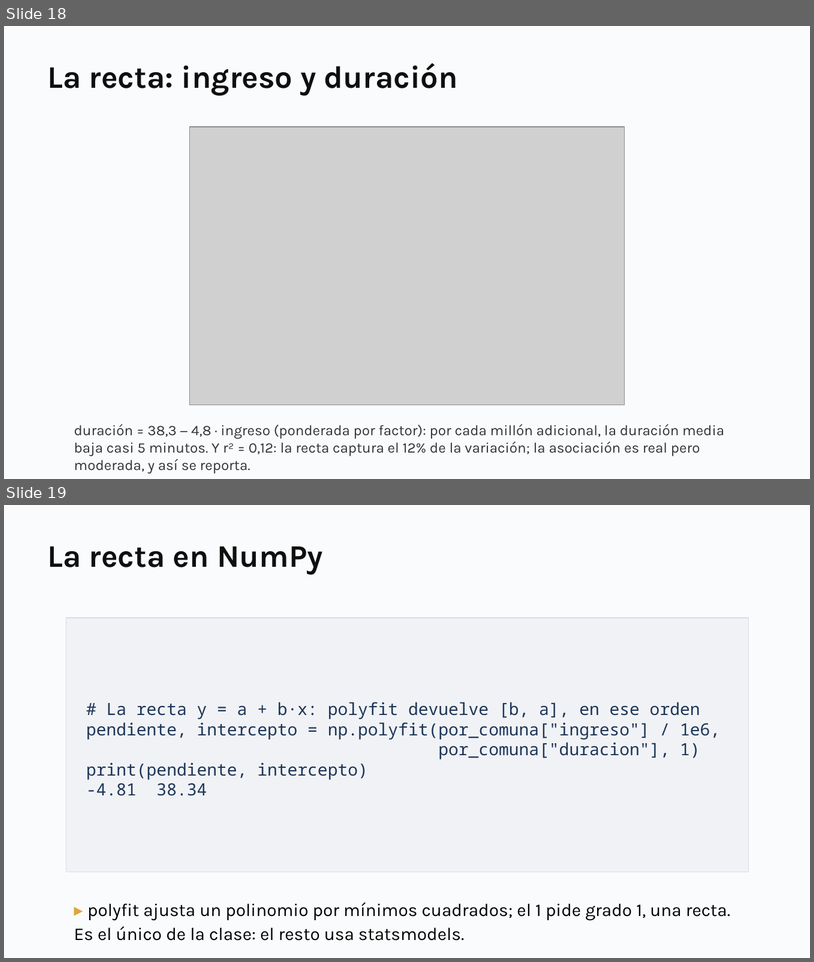
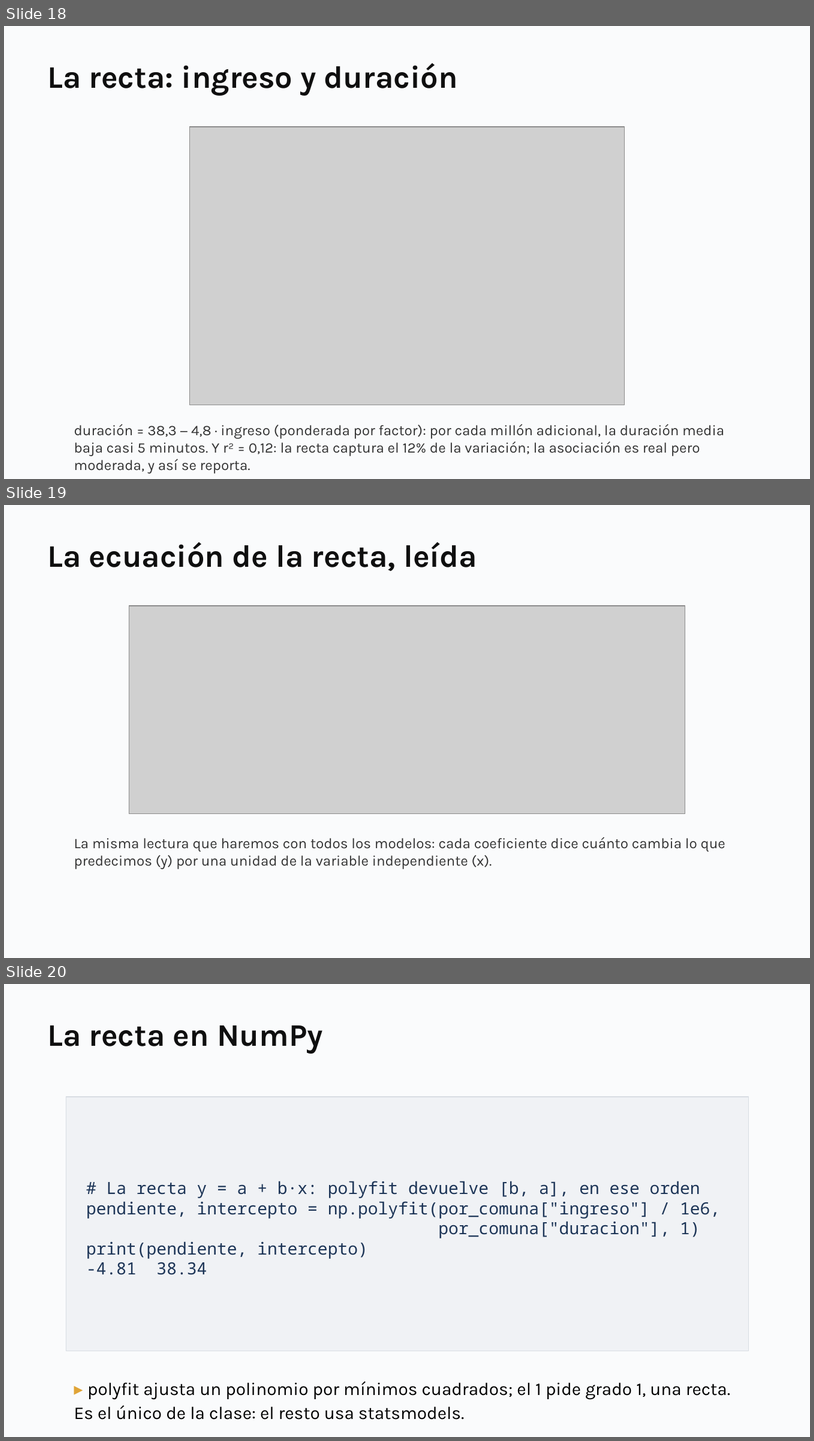
Before and after one commit to daniopitz/cienciadatos, a slide deck: presentaciones/clase04_regresion.pptx. Shown one above the other, each under a label of ours: slides 18 and 19 before the commit, slides 18, 19 and 20 after it. The pictures are 814x962 and 814x1441 pixels, drawn with LibreOffice and Linux fonts; fonts in the diff are those of the drawing; grey boxes stand for pictures. Boxes give left, top, right and bottom in pixels: in the first picture for what was removed or moved away, otherwise in the second. Text is boxed around its words. In the diff, an @@ line names an element or a change of style, - is before the commit and + after.

```diff
--- a/presentaciones/clase04_regresion.pptx
+++ b/presentaciones/clase04_regresion.pptx
@@ slide 19 added at (x1=4, y1=505, x2=810, y2=958), background #FFFFFF @@
@@ rectangle added at (x1=4, y1=505, x2=810, y2=958), fill #FAFBFC @@
@@ text added at (x1=47, y1=542, x2=477, y2=571), 28 pt, text #0F0F0F, bold @@
+La ecuación de la recta, leída
@@ picture added at (x1=129, y1=606, x2=686, y2=814) @@
@@ text added at (x1=74, y1=837, x2=726, y2=869), 13 pt, text #333333 @@
+La misma lectura que haremos con todos los modelos: cada coeficiente dice cuánto cambia lo que predecimos (y) por una unidad de la variable independiente (x).
@@ what was slide 19 is now slide 20 @@
```
Also in this commit, not shown: 1 slide changed, 1 other slide added, 1 other file.
